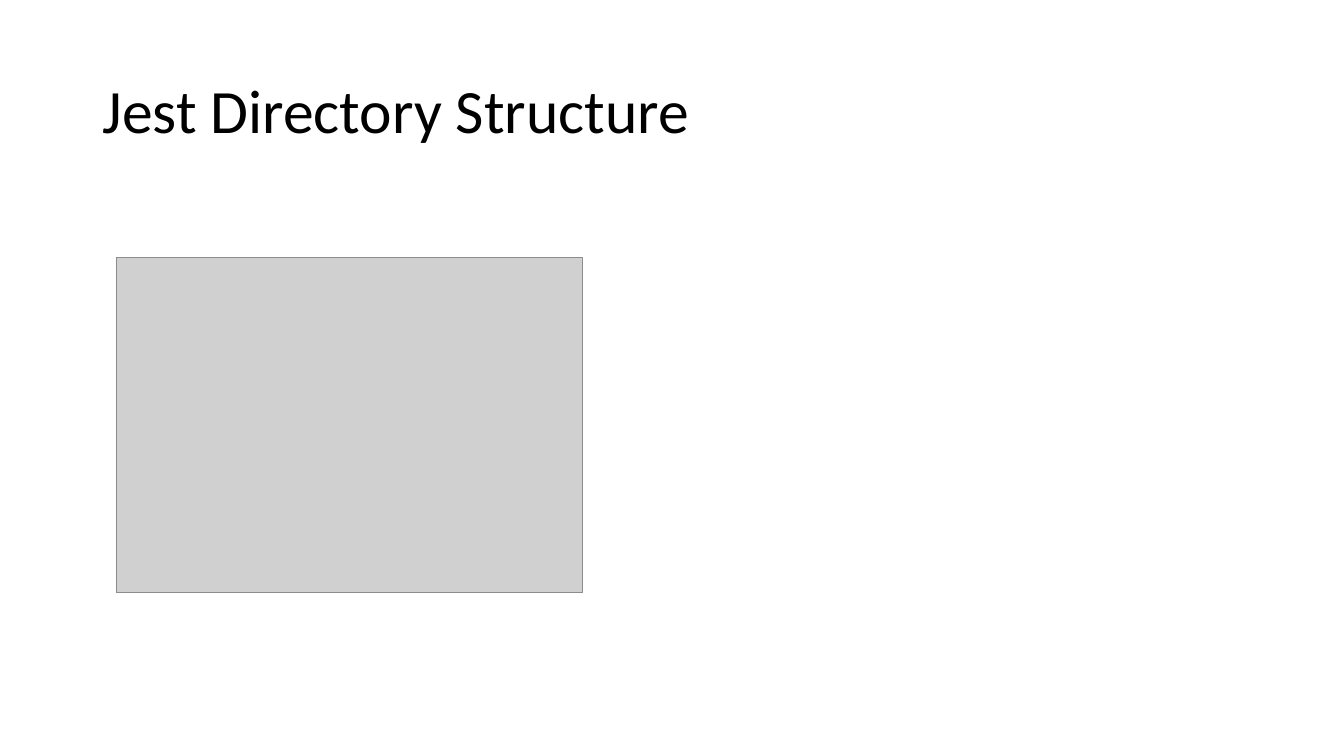
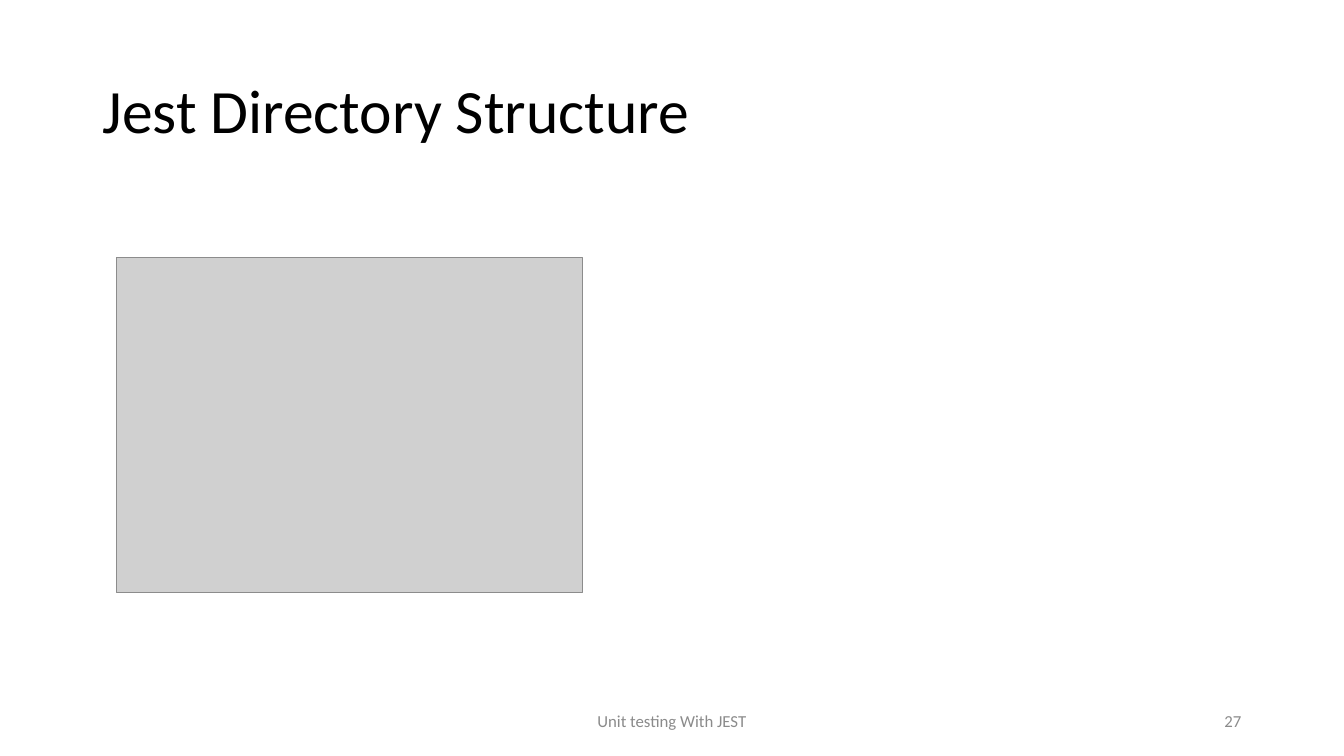
Before and after one commit to awahab29/samplealt, a slide deck: slide 27 of React.pptx (slide 47 before the commit). Drawn at 1344x756 pixels with LibreOffice and Linux fonts; fonts in the diff are those of the drawing; grey boxes stand for pictures. Boxes give left, top, right and bottom in pixels: in the first picture for what was removed or moved away, otherwise in the second. Text is boxed around its words. In the diff, an @@ line names an element or a change of style, - is before the commit and + after.

```diff
--- a/React.pptx
+++ b/React.pptx
@@ text added at (x1=597, y1=715, x2=746, y2=730), 12 pt, text #8C8C8C @@
+Unit testing With JEST
@@ page number added at (x1=1224, y1=716, x2=1241, y2=727), 12 pt, text #8C8C8C @@
+27
```
Also in this commit, not shown: 26 other slides changed, 2 slides added, 21 slides removed.
